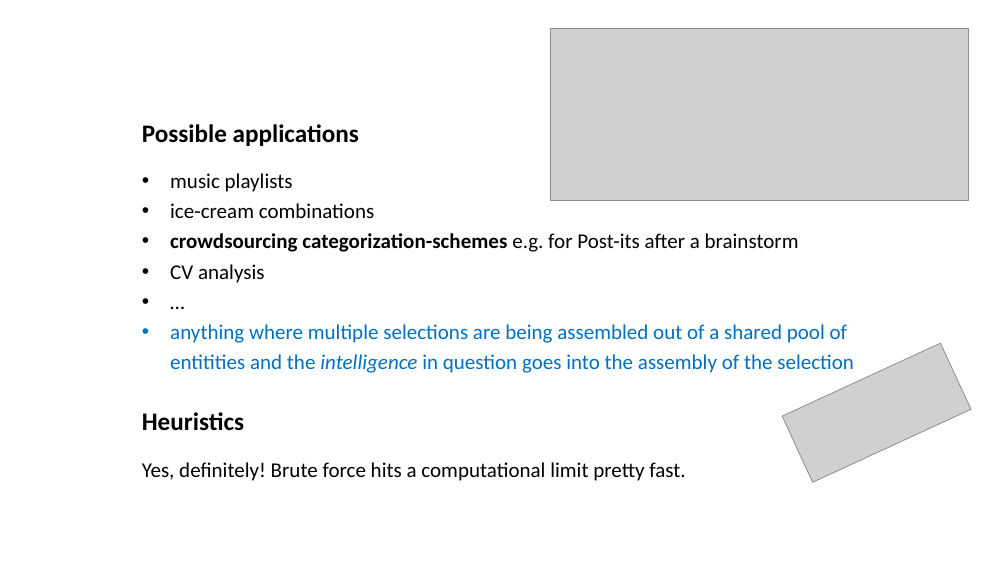
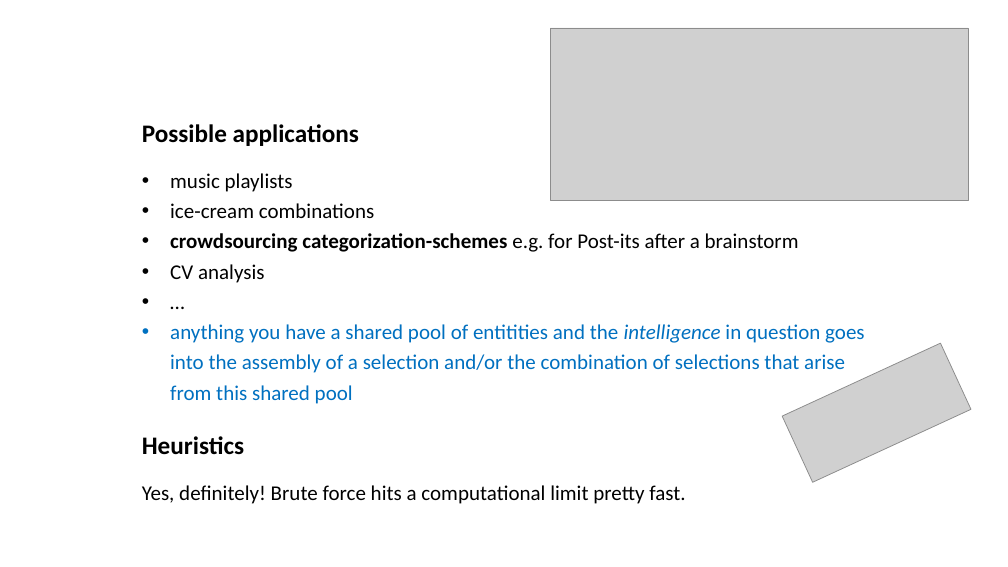
Before and after one commit to benjaminaaron/subgroups, a slide deck: slide 13 of presentation/AInuggets_SS15MUASkurfess_subgroups_degenhart.pptx. Drawn at 1008x567 pixels with LibreOffice and Linux fonts; fonts in the diff are those of the drawing; grey boxes stand for pictures. Boxes give left, top, right and bottom in pixels: in the first picture for what was removed or moved away, otherwise in the second. Text is boxed around its words. In the diff, an @@ line names an element or a change of style, - is before the commit and + after.

Commit message:
update presentation

```diff
--- a/presentation/AInuggets_SS15MUASkurfess_subgroups_degenhart.pptx
+++ b/presentation/AInuggets_SS15MUASkurfess_subgroups_degenhart.pptx
@@ text at [170,324,865,404]: text changed @@
-• anything where multiple selections are being assembled out of a shared pool of entitities and the intelligence in question goes into the assembly of the selection
+• anything you have a shared pool of entitities and the intelligence in question goes into the assembly of a selection and/or the combination of selections that arise from this shared pool
@@ text "Heuristics": place and size @@
-text "Heuristics" at [142,412,685,481]
+text "Heuristics" at [142,436,685,504]
```
Also in this commit, not shown: 3 other slides changed.
